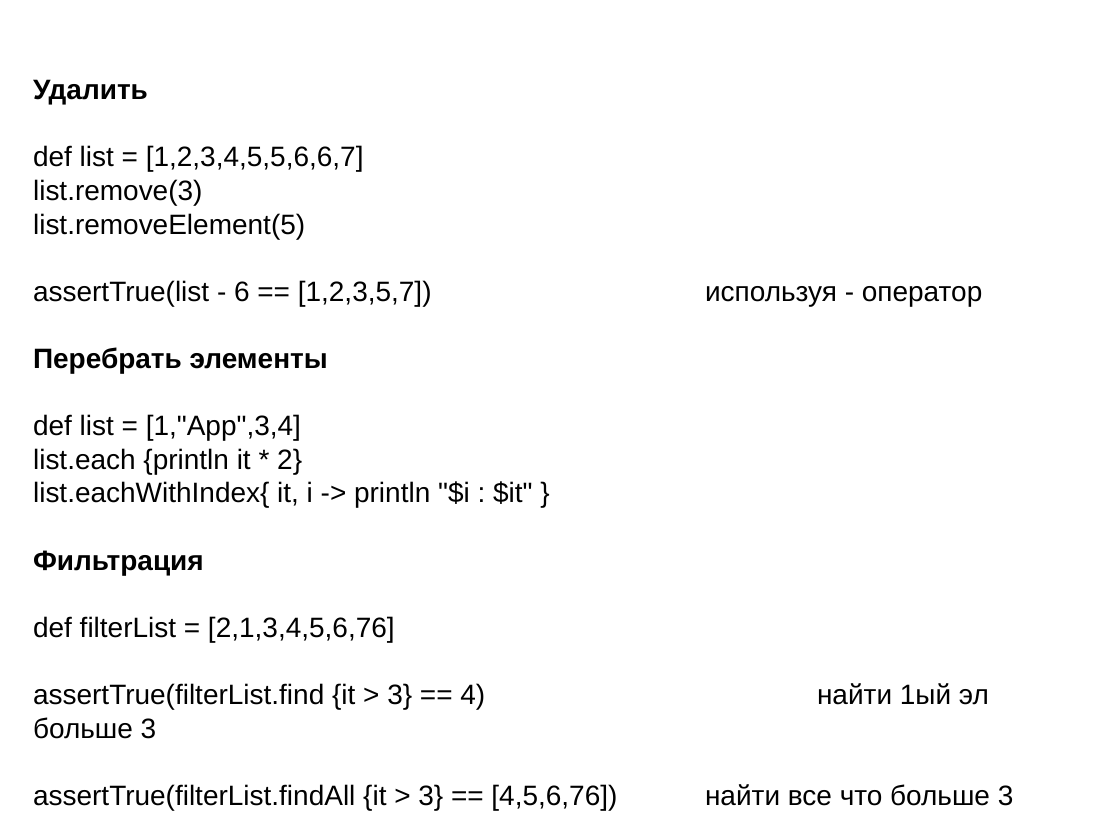
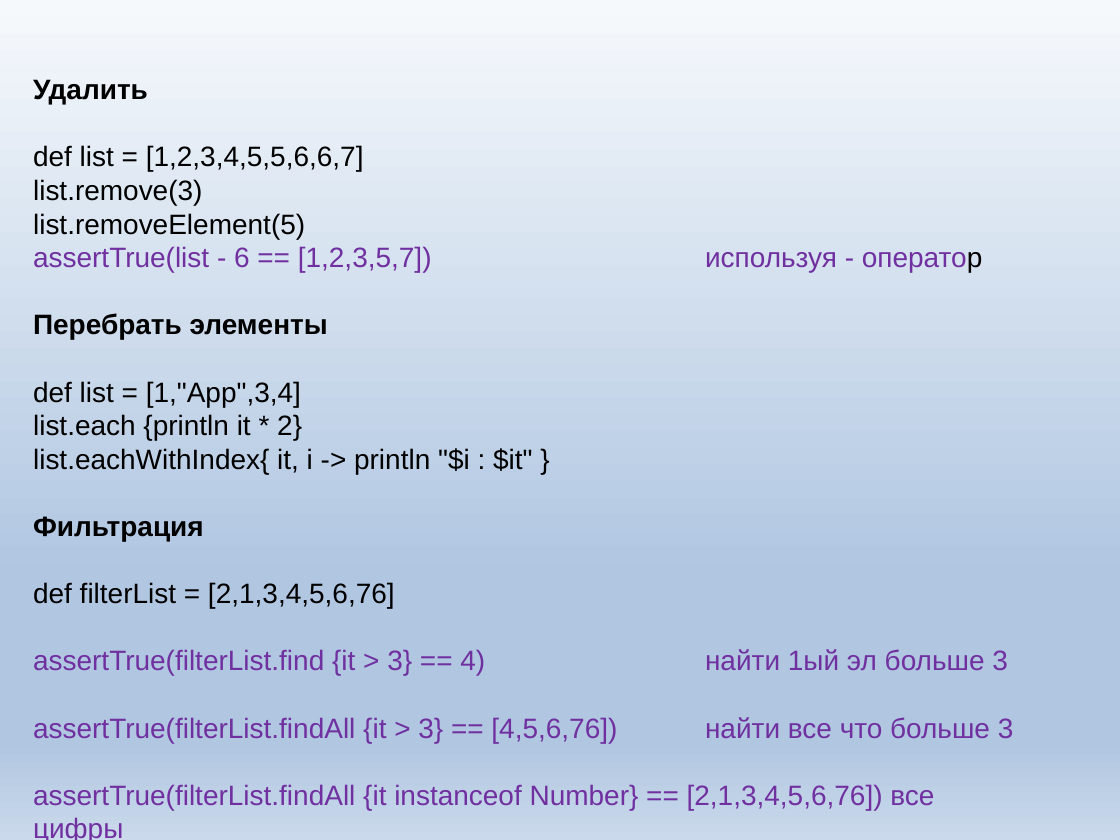
Before and after one commit to KZaharow/groovy, a slide deck: slide 14 of lets groovy.pptx. Drawn at 1120x840 pixels with LibreOffice and Linux fonts; fonts in the diff are those of the drawing; background and template pictures are left out. Boxes give left, top, right and bottom in pixels: in the first picture for what was removed or moved away, otherwise in the second. Text is boxed around its words. In the diff, an @@ line names an element or a change of style, - is before the commit and + after.

```diff
--- a/lets groovy.pptx
+++ b/lets groovy.pptx
@@ background picture (left out) to gradient #F6F9FC to #B0C6E1 to #CAD9EB @@
@@ text at [33, 246, 1014, 840]: text colour #000000 to #7030A0 in "assertTrue(list - 6 == [1,2,3,5,7]) используя - ...", "assertTrue(filterList.find {it > 3} == 4) найти ...", "assertTrue(filterList.findAll {it > 3} == [4,5,6,76]) найти ...", "assertTrue(filterList.findAll {it instanceof Number} == [2,1 ..." @@
```
Also in this commit, not shown: 14 other slides changed, 2 slides added, 1 other file.
